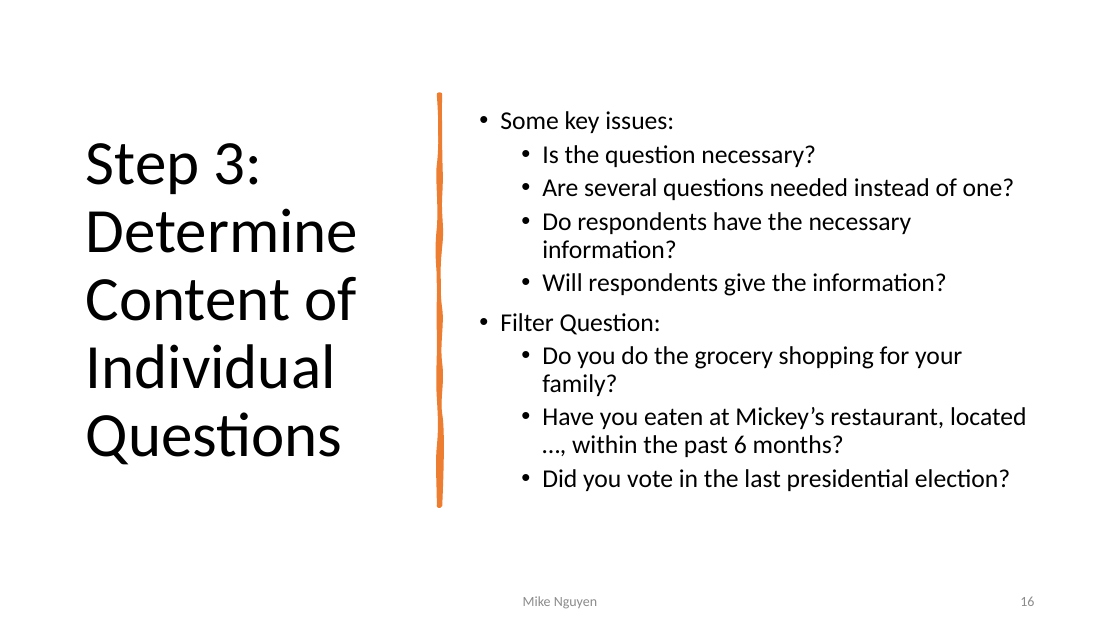
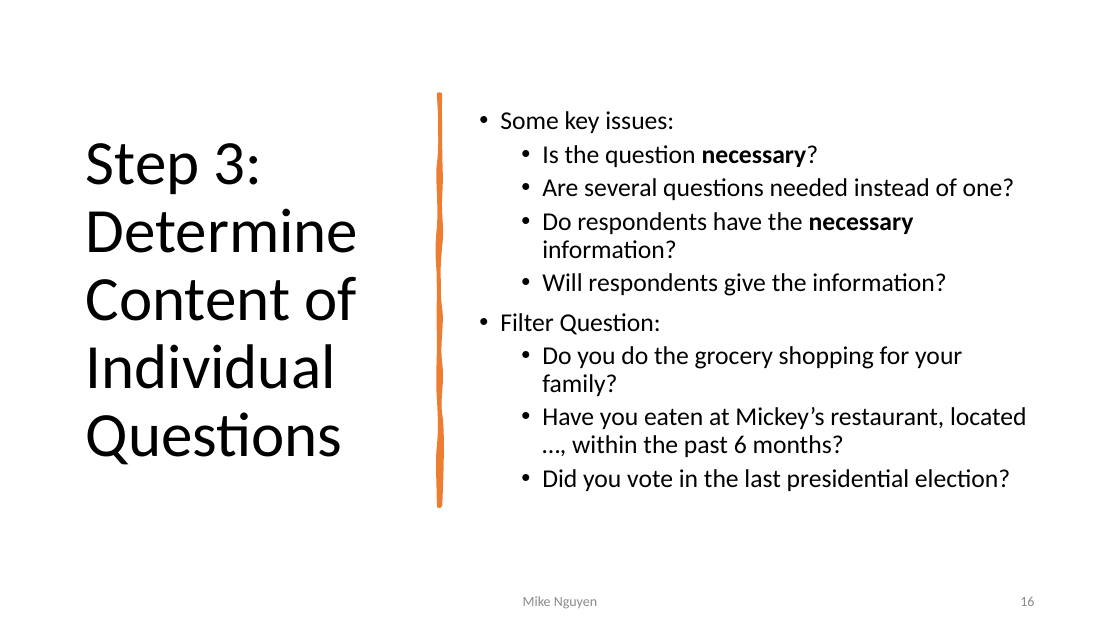
Before and after one commit to mikenguyen13/mar4050_S22, a slide deck: slide 16 of lectures/6/1_Designing the Data Collection Form for Communication Data.pptx. Drawn at 1120x630 pixels with LibreOffice and Linux fonts; fonts in the diff are those of the drawing. Boxes give left, top, right and bottom in pixels: in the first picture for what was removed or moved away, otherwise in the second. Text is boxed around its words. In the diff, an @@ line names an element or a change of style, - is before the commit and + after.

```diff
--- a/lectures/6/1_Designing the Data Collection Form for Communication Data.pptx
+++ b/lectures/6/1_Designing the Data Collection Form for Communication Data.pptx
@@ text at <box>542,145,914,258</box>: bold on in "necessary?", "necessary" @@
```
Also in this commit, not shown: 7 other slides changed, 1 other file.
